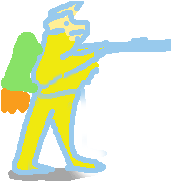
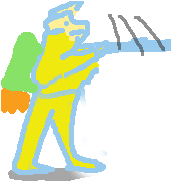
Layer changes from the first 175 × 181 image to the second:
added group "Player" with 32 layers above "Layer 2" over bbox(93, 14, 165, 59)
added group "Group 1 copy 4" with 3 layers in group "Player" over bbox(93, 14, 165, 59)
added layer "Layer 4" (1st of 5, in "Player" › "Group 1 copy 4") in group "Group 1 copy 4" over bbox(93, 14, 165, 59)
added layer "Layer 6" (1st of 5, in "Player" › "Group 1 copy 4") in group "Group 1 copy 4" over bbox(93, 43, 100, 59)
hid group "Group 1 copy" (3 layers), moved it into group "Player" over bbox(93, 14, 165, 59)
painted on "Layer 4" (3rd of 5, in "Player" › "Group 1 copy") over bbox(93, 14, 165, 59)
